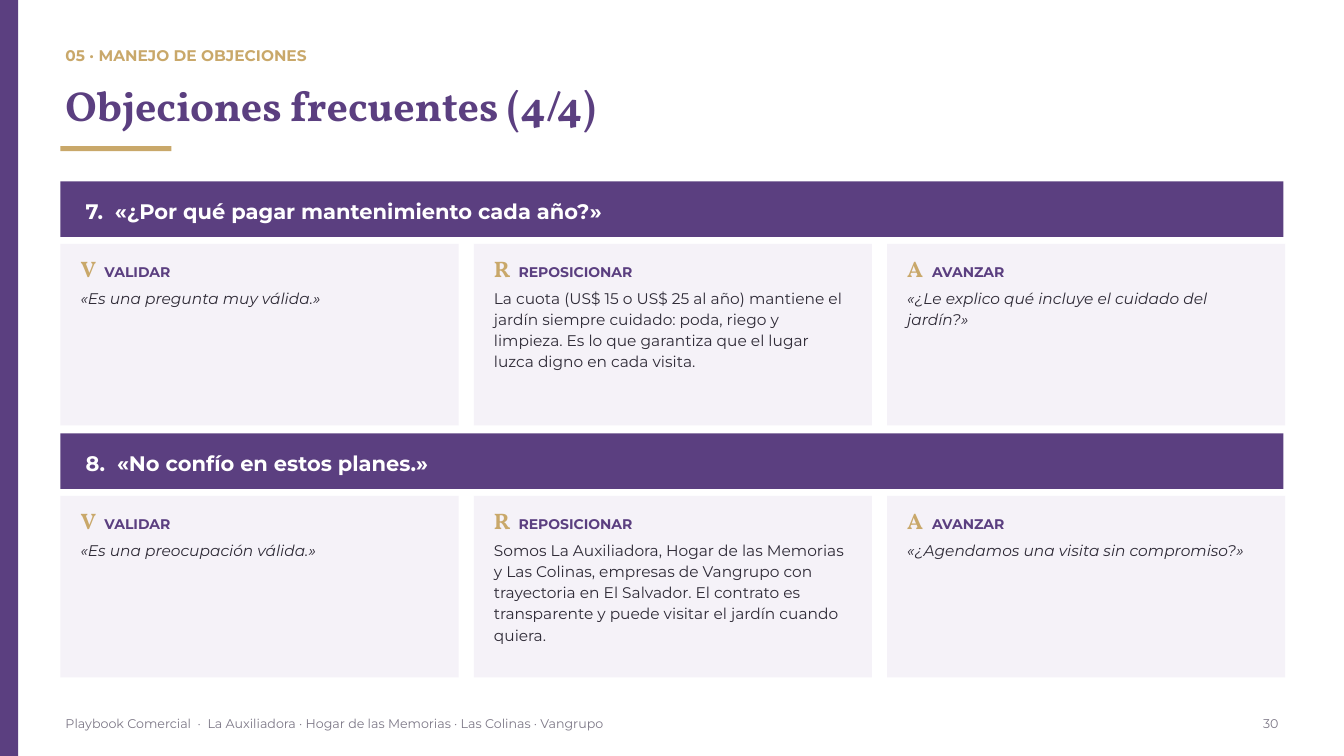
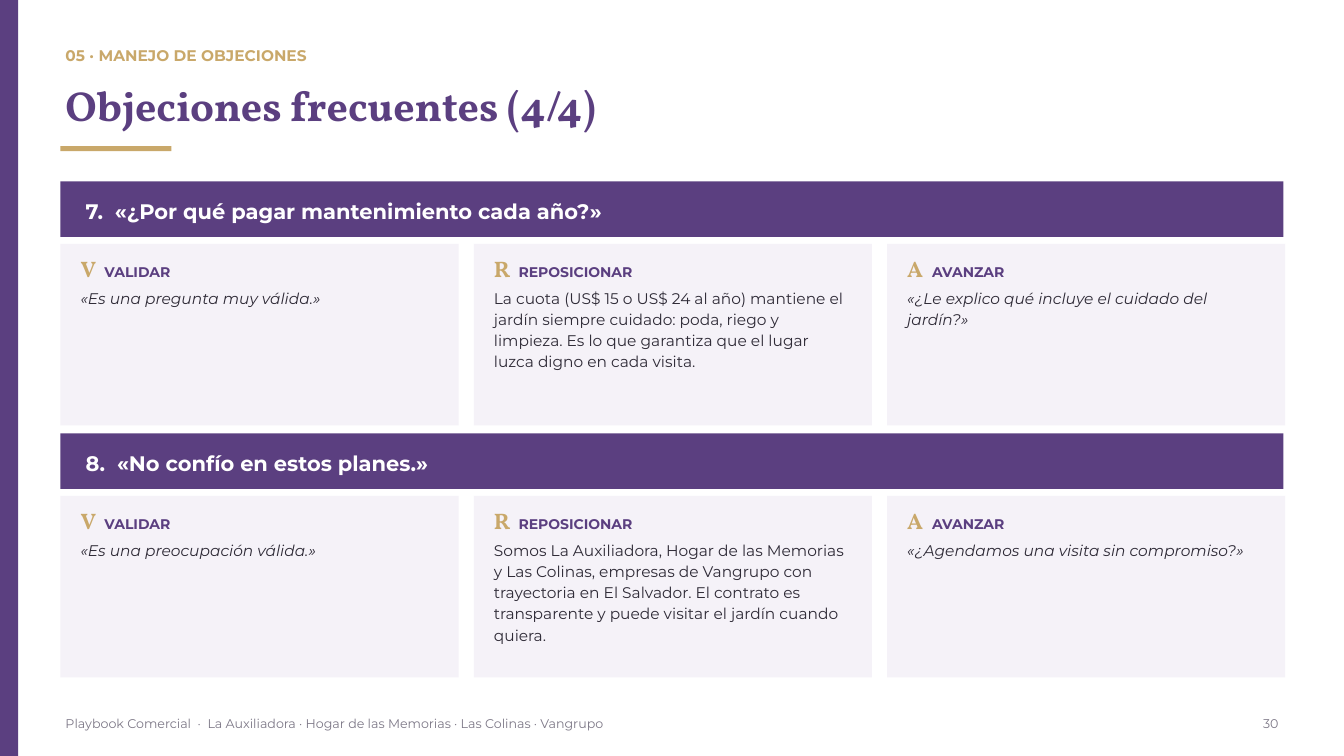
Before and after one commit to os267/teste, a slide deck: slide 30 of playbook/salida/Playbook_Comercial_Cremacion_Vangrupo.pptx. Drawn at 1344x756 pixels with LibreOffice and Linux fonts; fonts in the diff are those of the drawing. Boxes give left, top, right and bottom in pixels: in the first picture for what was removed or moved away, otherwise in the second. Text is boxed around its words. In the diff, an @@ line names an element or a change of style, - is before the commit and + after.

```diff
--- a/playbook/salida/Playbook_Comercial_Cremacion_Vangrupo.pptx
+++ b/playbook/salida/Playbook_Comercial_Cremacion_Vangrupo.pptx
@@ text at <box>494,291,843,370</box>: text changed @@
-La cuota (US$ 15 o US$ 25 al año) mantiene el jardín siempre cuidado: poda, riego y limpieza. Es lo que garantiza que el lugar luzca digno en cada visita.
+La cuota (US$ 15 o US$ 24 al año) mantiene el jardín siempre cuidado: poda, riego y limpieza. Es lo que garantiza que el lugar luzca digno en cada visita.
```
Also in this commit, not shown: 16 other slides changed, 12 other files.
